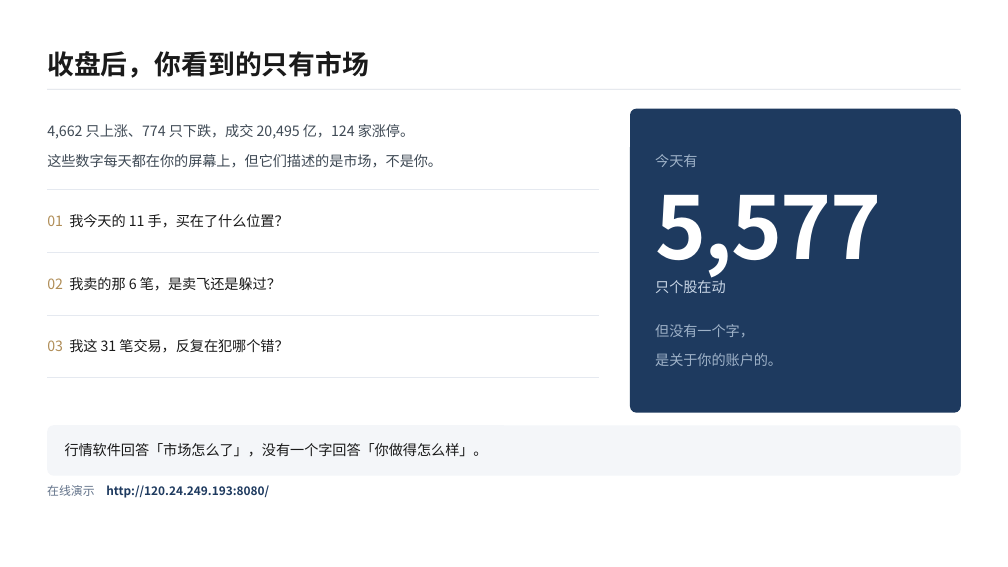
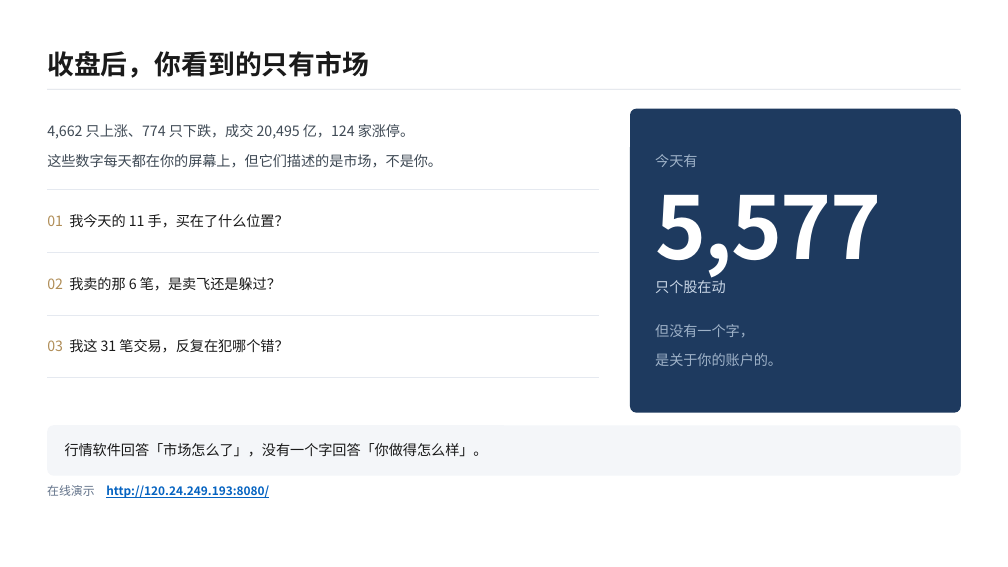
Before and after one commit to www498/ashare-review, a slide deck: slide 2 of ppt/复盘台答辩/复盘台答辩-10页.pptx. Drawn at 1008x567 pixels with LibreOffice and Linux fonts; fonts in the diff are those of the drawing. Boxes give left, top, right and bottom in pixels: in the first picture for what was removed or moved away, otherwise in the second. Text is boxed around its words. In the diff, an @@ line names an element or a change of style, - is before the commit and + after.

Commit message:
PPT 第 2 页演示地址改为真实超链接，点击可直接跳转

```diff
--- a/ppt/复盘台答辩/复盘台答辩-10页.pptx
+++ b/ppt/复盘台答辩/复盘台答辩-10页.pptx
@@ text "http://120.24.249.193:8080/" at <box>106,485,269,498</box>: text colour #1E3A5F to #0563C1, underline on @@
```
Also in this commit, not shown: 1 other file.
